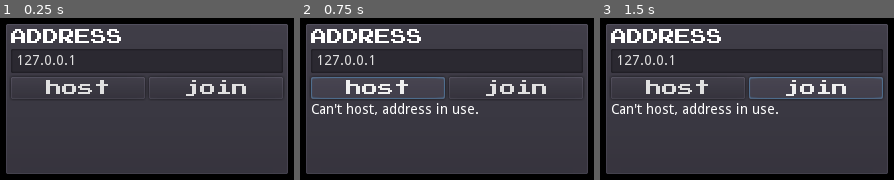
Above: before the commit, frames 1-3 (left to right).
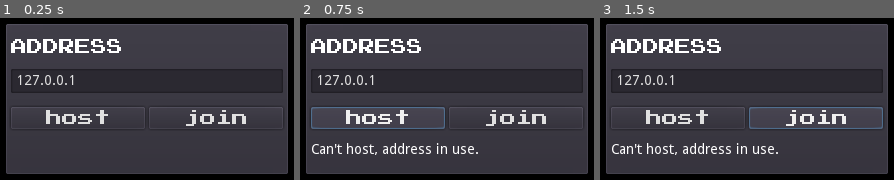
Above: after the commit, the same moments.

Repository: absolve/godotTestDemo
Game: Godot game, scene res://scene/welcome.tscn
The game is run twice, just before and just after one commit, with the same random seed, the same clock (stepped at 60 frames per second) and the same inputs.
Inputs:
- Up to frame 1 (0.25 s): no input
- Up to frame 2 (0.75 s): click "host" at 0.5 s
- Up to frame 3 (1.5 s): click "join" at 1.25 s

The runs differ from the first frame. In frame 1, 9.1% of the frame differs, in the area x 3-97%, y 6-67%; in frame 2, 15%; in frame 3, 16%, in the area x 3-97%, y 6-85%.

Commit message:
更新功能

Diff:
--- /dev/null
+++ b/godot3pong/autoload/game.gd
@@ -0,0 +1,4 @@
+extends Node
+
+
+var isOnline=false
--- a/godot3pong/project.godot
+++ b/godot3pong/project.godot
@@ -13,6 +13,10 @@
 config/name="Pong"
 run/main_scene="res://scene/welcome.tscn"
 config/icon="res://icon.png"
+
+[autoload]
+
+Game="*res://autoload/game.gd"
 
 [display]
 
--- a/godot3pong/scene/welcome.tscn
+++ b/godot3pong/scene/welcome.tscn
@@ -28,32 +28,46 @@
 size_flags_horizontal = 3
 size_flags_vertical = 3
 
-[node name="Label" type="Label" parent="panel/Panel/VBoxContainer"]
+[node name="MarginContainer" type="MarginContainer" parent="panel/Panel/VBoxContainer"]
 margin_right = 272.0
-margin_bottom = 16.0
+margin_bottom = 36.0
+custom_constants/margin_top = 10
+custom_constants/margin_bottom = 10
+
+[node name="Label" type="Label" parent="panel/Panel/VBoxContainer/MarginContainer"]
+margin_top = 10.0
+margin_right = 272.0
+margin_bottom = 26.0
 custom_fonts/font = ExtResource( 2 )
 text = "address"
 uppercase = true
 
 [node name="LineEdit" type="LineEdit" parent="panel/Panel/VBoxContainer"]
-margin_top = 20.0
+margin_top = 40.0
 margin_right = 272.0
-margin_bottom = 44.0
+margin_bottom = 64.0
 text = "127.0.0.1"
 
-[node name="HBoxContainer" type="HBoxContainer" parent="panel/Panel/VBoxContainer"]
-margin_top = 48.0
+[node name="MarginContainer2" type="MarginContainer" parent="panel/Panel/VBoxContainer"]
+margin_top = 68.0
 margin_right = 272.0
-margin_bottom = 70.0
+margin_bottom = 110.0
+custom_constants/margin_top = 10
+custom_constants/margin_bottom = 10
 
-[node name="btnHost" type="Button" parent="panel/Panel/VBoxContainer/HBoxContainer"]
+[node name="HBoxContainer" type="HBoxContainer" parent="panel/Panel/VBoxContainer/MarginContainer2"]
+margin_top = 10.0
+margin_right = 272.0
+margin_bottom = 32.0
+
+[node name="btnHost" type="Button" parent="panel/Panel/VBoxContainer/MarginContainer2/HBoxContainer"]
 margin_right = 134.0
 margin_bottom = 22.0
 size_flags_horizontal = 3
 custom_fonts/font = ExtResource( 2 )
 text = "host"
 
-[node name="btnJoin" type="Button" parent="panel/Panel/VBoxContainer/HBoxContainer"]
+[node name="btnJoin" type="Button" parent="panel/Panel/VBoxContainer/MarginContainer2/HBoxContainer"]
 margin_left = 138.0
 margin_right = 272.0
 margin_bottom = 22.0
@@ -62,9 +76,9 @@
 text = "join"
 
 [node name="status" type="Label" parent="panel/Panel/VBoxContainer"]
-margin_top = 74.0
+margin_top = 114.0
 margin_right = 272.0
-margin_bottom = 88.0
+margin_bottom = 128.0
 
-[connection signal="pressed" from="panel/Panel/VBoxContainer/HBoxContainer/btnHost" to="." method="_on_btnHost_pressed"]
-[connection signal="pressed" from="panel/Panel/VBoxContainer/HBoxContainer/btnJoin" to="." method="_on_btnJoin_pressed"]
+[connection signal="pressed" from="panel/Panel/VBoxContainer/MarginContainer2/HBoxContainer/btnHost" to="." method="_on_btnHost_pressed"]
+[connection signal="pressed" from="panel/Panel/VBoxContainer/MarginContainer2/HBoxContainer/btnJoin" to="." method="_on_btnJoin_pressed"]
--- a/godot3pong/script/ball.gd
+++ b/godot3pong/script/ball.gd
@@ -3,12 +3,11 @@
 var speed=100
 master var vec=Vector2(-speed,-speed)
 remotesync var stop=false
-var isOnline=false
+
 onready var _screen_size = get_viewport_rect().size
 
 func _ready():
-	if get_multiplayer().has_network_peer():
-		isOnline=true
+	pass
 
 
 
@@ -25,6 +24,9 @@
 			vec=vec.bounce(Vector2.DOWN)
 		else:
 			vec=vec.bounce(Vector2.UP)
+	if position.x<0 || position.x>_screen_size.x:
+		position.x=_screen_size.x/2
+
 
 func bounce():
 	if vec.x<0:
@@ -32,7 +34,7 @@
 	else:
 		vec.x=-abs(vec.x)
 	vec.y+=randi()%10
-	if isOnline:
+	if Game.isOnline:
 		rset('vec',vec)
 
 remotesync func setStop():
--- a/godot3pong/script/paddle.gd
+++ b/godot3pong/script/paddle.gd
@@ -4,18 +4,16 @@
 var speed=400
 puppet var vec=Vector2.ZERO
 onready var _screen_size_y = get_viewport_rect().size.y
-var isOnline=false
+
 
 func _ready():
-
-	if get_multiplayer().has_network_peer():
-		isOnline=true
+	if Game.isOnline:
 		print(is_network_master())
 
 
 
 func _physics_process(delta):
-	if isOnline&&is_network_master():
+	if Game.isOnline&&is_network_master():
 		if Input.is_action_pressed("move_down"):
 			vec=Vector2(0,speed)
 		elif Input.is_action_pressed("move_up"):
--- a/godot3pong/script/pong.gd
+++ b/godot3pong/script/pong.gd
@@ -1,12 +1,11 @@
 extends Node2D
 
 var test=preload("res://scene/testSprite.tscn")
-var isOnline=false
 onready var player2=$paddle2
 
 func _ready():
 	if get_multiplayer().has_network_peer():
-		isOnline=true
+		Game.isOnline=true
 		print(is_network_master())
 		print("Unique id: ", get_tree().get_network_unique_id())
 		if is_network_master():
